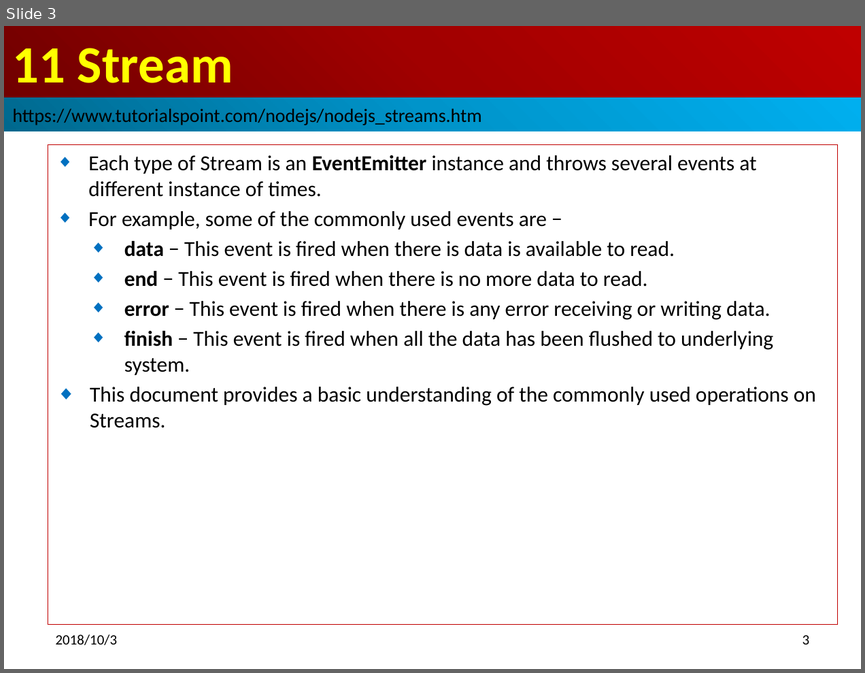
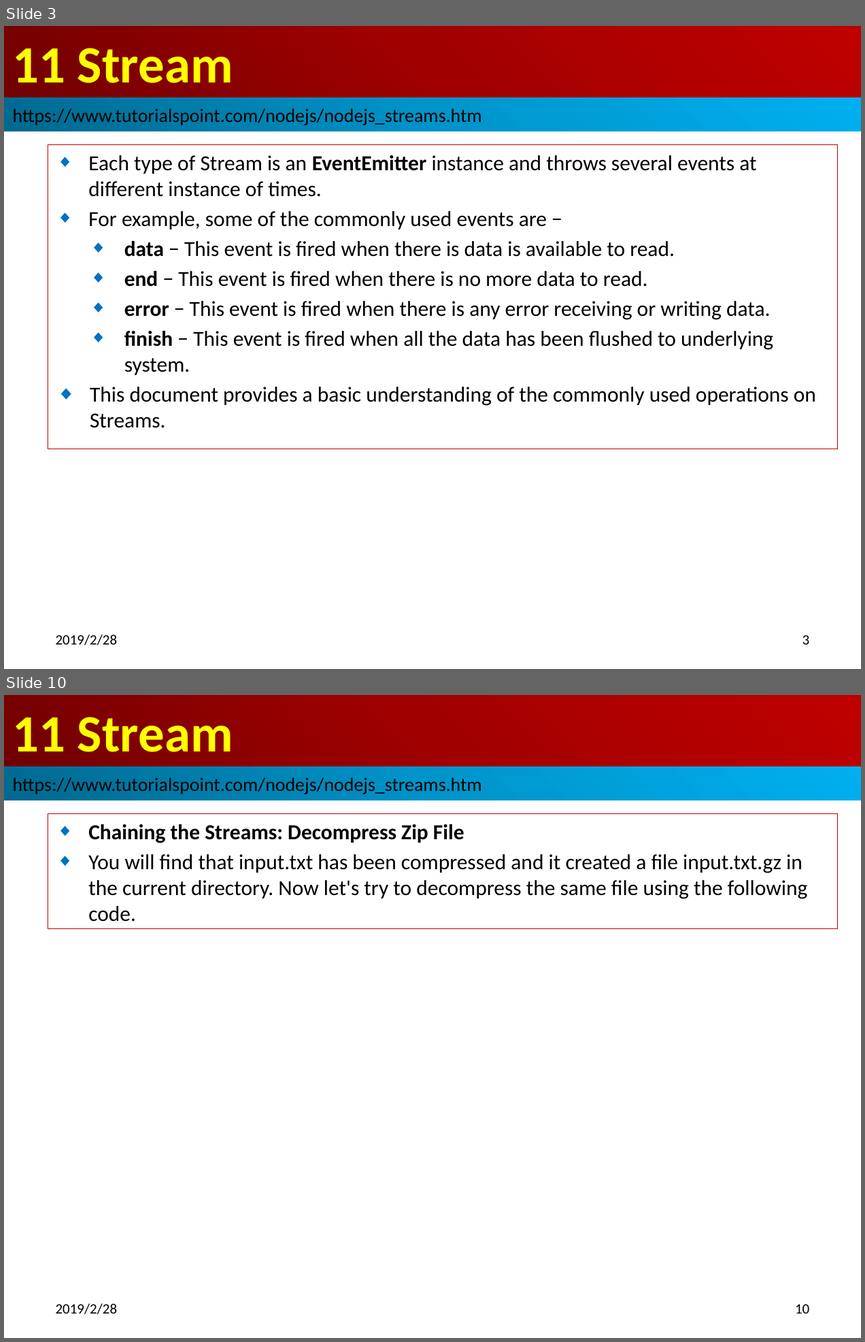
Before and after one commit to peterhchen/100-nodejs-basic, a slide deck: 15_Ch11_Stream.pptx. Shown one above the other, each under a label of ours: slide 3 before the commit, slides 3 and 10 after it; the slides between them are not shown. The pictures are 865x673 and 865x1342 pixels, drawn with LibreOffice and Linux fonts; fonts in the diff are those of the drawing. Boxes give left, top, right and bottom in pixels: in the first picture for what was removed or moved away, otherwise in the second. Text is boxed around its words. In the diff, an @@ line names an element or a change of style, - is before the commit and + after.

Commit message:
Stream Operation

```diff
--- a/15_Ch11_Stream.pptx
+++ b/15_Ch11_Stream.pptx
@@ slide 10 added at bbox=[4, 695, 861, 1338], background #FFFFFF @@
@@ title added at bbox=[4, 695, 861, 767], fill gradient #720000 to #A20000 to #C00000, 44 pt, text #FFFF00, bold @@
+11 Stream
@@ rectangle added at bbox=[4, 767, 861, 800], fill gradient #00688E to #0094CA to #00B0F0, 16 pt, text #000000 @@
+https://www.tutorialspoint.com/nodejs/nodejs_streams.htm
@@ subtitle added at bbox=[48, 814, 837, 929], outline #C00000 0.75 pt, 18 pt, text #000000 @@
+◆ Chaining the Streams: Decompress Zip File
+◆ You will find that input.txt has been compressed and it created a file input.txt.gz in the current directory. Now let's try to decompress the same file using the following code.
@@ text added at bbox=[56, 1303, 118, 1314], 12 pt, text #000000 @@
+2019/2/28
@@ page number added at bbox=[795, 1304, 809, 1313], 12 pt, text #000000 @@
+10
@@ slide 3 changed as well @@
@@ subtitle "Each type of Stream is ...": place and size @@
-subtitle "Each type of Stream is ..." at bbox=[48, 145, 837, 624]
+subtitle "Each type of Stream is ..." at bbox=[48, 145, 837, 448]
@@ text at bbox=[56, 634, 118, 645]: text changed @@
-2018/10/3
+2019/2/28
```
Also in this commit, not shown: 4 other slides changed, 6 other slides added, 3 slides removed, 6 other files.
